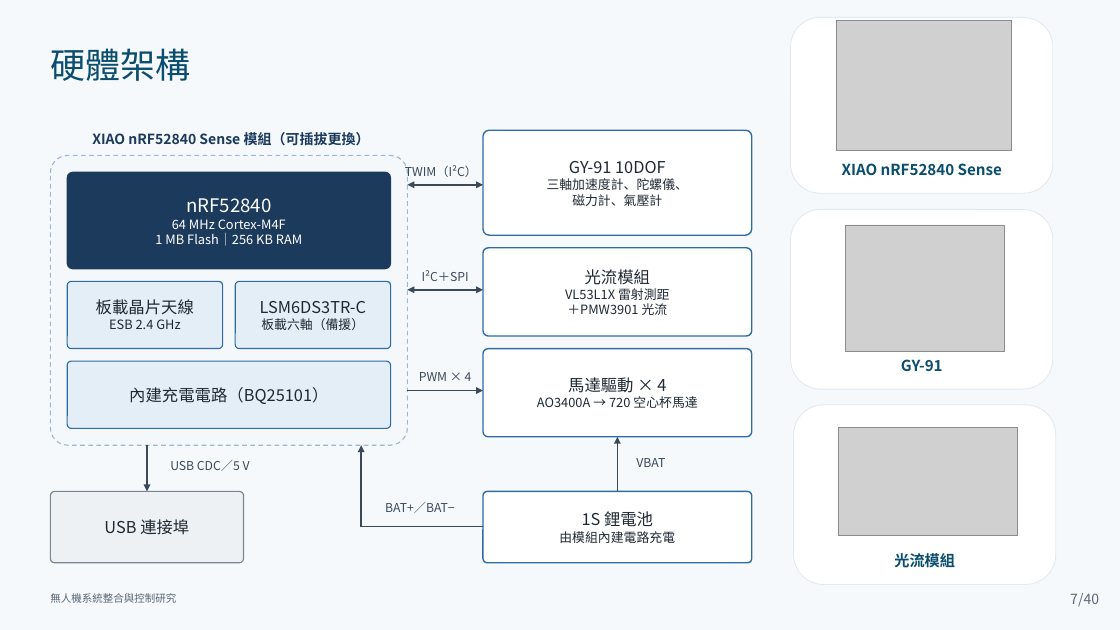
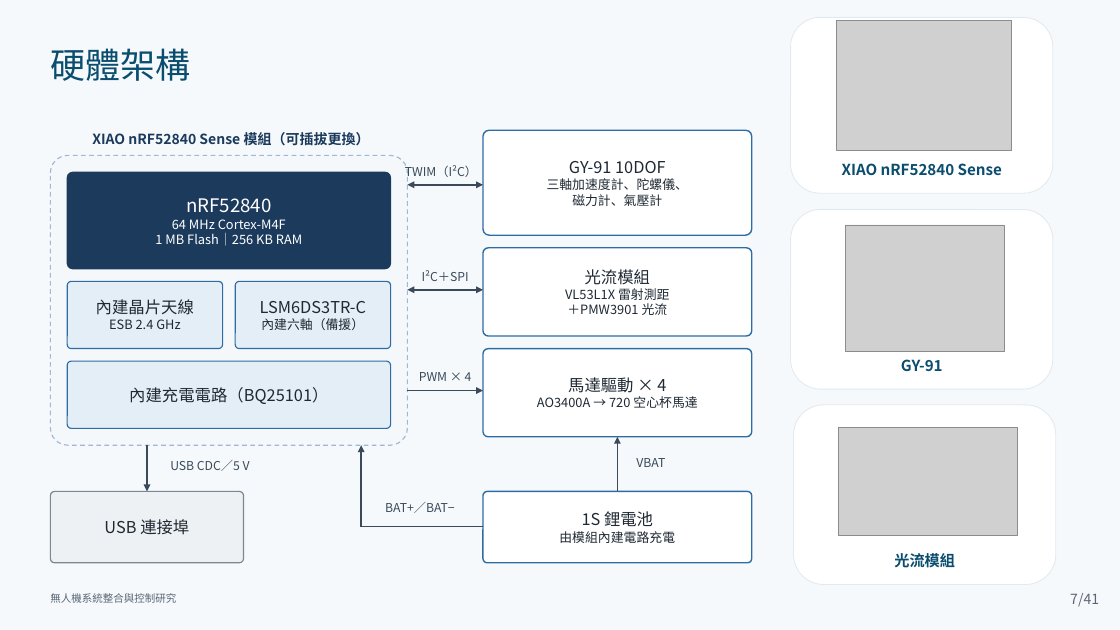
Before and after one commit to lingken1028/-, a slide deck: slide 7 of 無人機系統整合與控制研究_口試簡報 2.pptx. Drawn at 1120x630 pixels with LibreOffice and Linux fonts; fonts in the diff are those of the drawing; grey boxes stand for pictures. Boxes give left, top, right and bottom in pixels: in the first picture for what was removed or moved away, otherwise in the second. Text is boxed around its words. In the diff, an @@ line names an element or a change of style, - is before the commit and + after.

```diff
--- a/無人機系統整合與控制研究_口試簡報 2.pptx
+++ b/無人機系統整合與控制研究_口試簡報 2.pptx
@@ text in rounded rectangle at <box>96,299,194,315</box>: text changed @@
-板載晶片天線
+內建晶片天線
@@ text in rounded rectangle at <box>261,318,364,330</box>: text changed @@
-板載六軸（備援）
+內建六軸（備援）
@@ text at <box>1078,593,1099,607</box>: text changed @@
-/40
+/41
```
Also in this commit, not shown: 82 other slides changed, 2 slides added.
